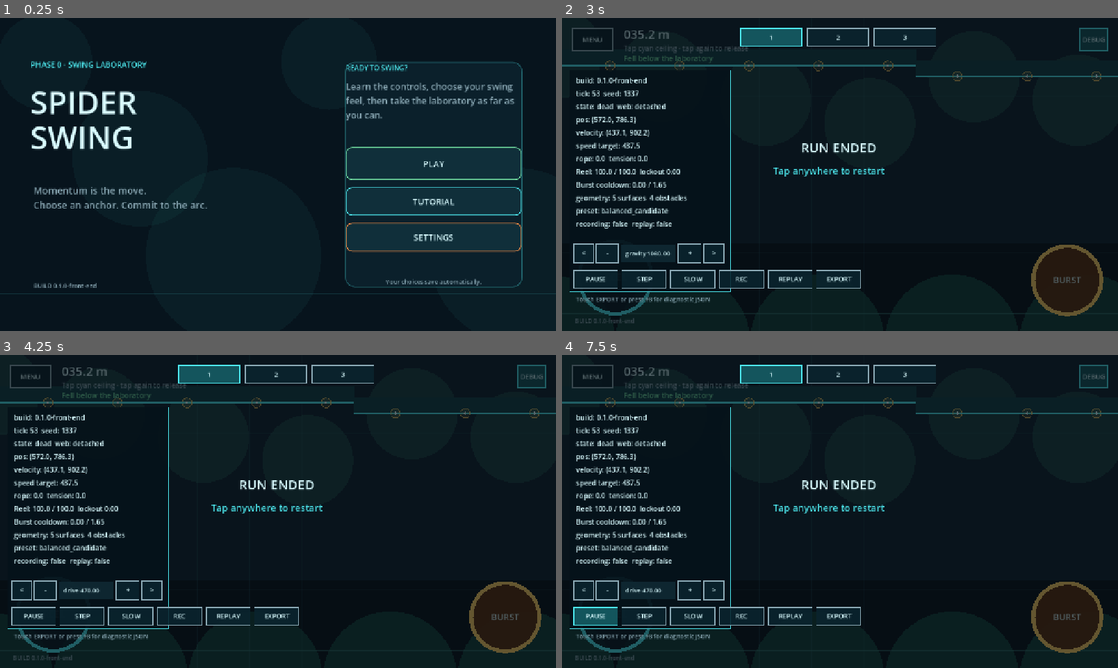
Above: before the commit, frames 1-4 (two rows, left to right).
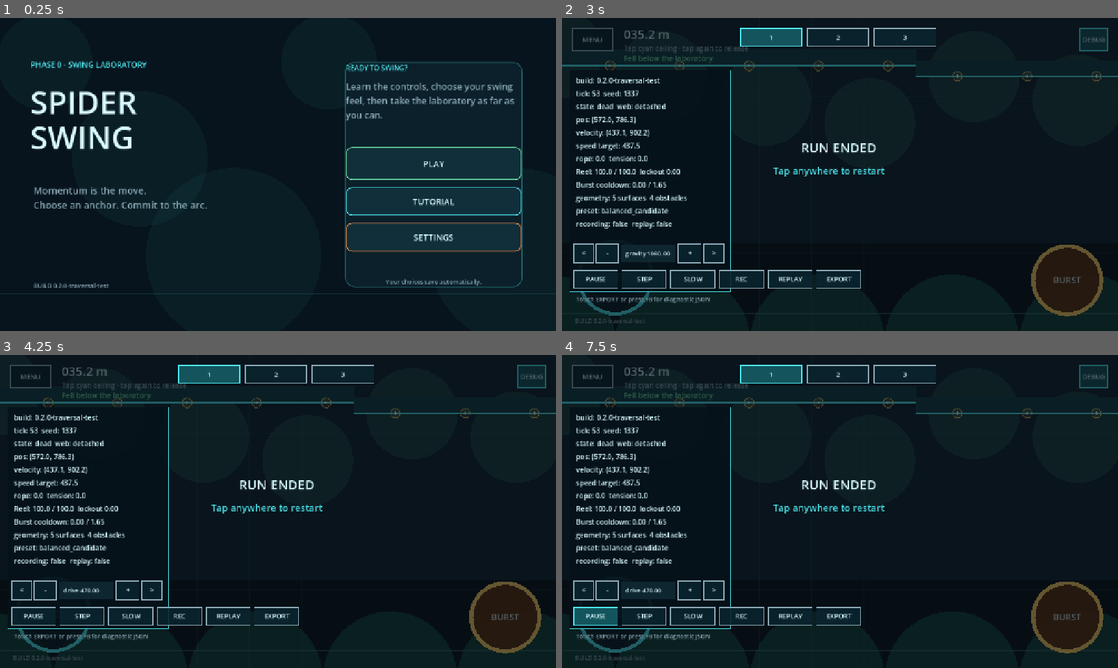
Above: after the commit, the same moments.

Repository: menno420/spider-swing
Game: Godot game, scene res://game/bootstrap/main.tscn
Same seed, same stepped clock (60 frames per second), same inputs: the game is played once before the commit and once after it.
Inputs (mouse positions are in pixels of both pictures, inside the frame that each line leads up to):
- Up to frame 1 (0.25 s): no input
- Up to frame 2 (3 s): click "PLAY" at 0.5 s; click (617, 277) at 1.25 s; click (1067, 280) at 2 s; click (1095, 39) at 2.75 s
- Up to frame 3 (4.25 s): click (150, 589) at 3.5 s
- Up to frame 4 (7.5 s): click (712, 589) at 4.25 s; click (584, 589) at 5 s; click (606, 589) at 5.75 s; click (689, 589) at 6.5 s; click (595, 614) at 7.25 s

The runs differ from the first frame. In frame 1, less than 0.1% of the frame differs, in the area x 10-20%, y 84-87%; in frame 2, 0.1%, in the area x 6-18%, y 18-98%; in frame 3, 0.1%; in frame 4, 0.1%.

Commit message:
Implement the Phase 0.5 traversal slice

Diff:
--- a/project.godot
+++ b/project.godot
@@ -2,11 +2,6 @@
 ;
 ; Engine: Godot 4.7.1 Standard (no .NET). Language: GDScript.
 ; Locked by docs/technical/adr/0001-engine-and-runtime.md.
-;
-; This file is text-native and hand-maintained. Values below are architectural
-; contracts, not incidental editor state — tests/test_runner.gd asserts the
-; physics tick rate, the main scene, and the input actions, so an accidental
-; editor rewrite that drops them fails CI rather than silently changing feel.
 
 config_version=5
 
@@ -14,7 +9,7 @@
 
 config/name="Spider Swing"
 config/description="Android-first 2D physics swing game. \"Spider Swing\" is an internal codename, not an approved release name — see docs/product/name-status.md."
-config/version="0.1.0-front-end"
+config/version="0.2.0-traversal-test"
 run/main_scene="res://game/bootstrap/main.tscn"
 config/features=PackedStringArray("4.7", "GL Compatibility")
 
@@ -26,25 +21,13 @@
 
 [display]
 
-; Reference resolution is 1280x720. `canvas_items` + `expand` keeps the
-; reference height authoritative while letting wider phone aspect ratios reveal
-; more horizontal world — the extended horizontal view the GDD requires for
-; reaction distance (GDD 4.1) rather than letterboxing it away.
 window/size/viewport_width=1280
 window/size/viewport_height=720
 window/stretch/mode="canvas_items"
 window/stretch/aspect="expand"
-; 0 = DisplayServer.SCREEN_LANDSCAPE. Landscape is a locked GDD rule (GDD 4.1).
 window/handheld/orientation=0
 
 [input]
-
-; Phase 0 input surface only: these actions are DEFINED here so the router and
-; the tests have a stable contract to bind to. The Phase 0 input adapter consumes them.
-; Keyboard bindings are the desktop/CI development surface; touch bindings are
-; handled through GUI-owned Phase 0 controls, because touch
-; needs the buffered-command seam described in docs/runtime_contracts.md, not a
-; raw action poll.
 
 web_action={
 "deadzone": 0.2,
@@ -54,6 +37,11 @@
 reel_in={
 "deadzone": 0.2,
 "events": [Object(InputEventKey,"resource_local_to_scene":false,"resource_name":"","device":-1,"window_id":0,"alt_press …(195 unchanged characters)…
+]
+}
+burst_action={
+"deadzone": 0.2,
+"events": [Object(InputEventKey,"resource_local_to_scene":false,"resource_name":"","device":-1,"window_id":0,"alt_pressed":false,"shift_pressed":false,"ctrl_pressed":false,"meta_pressed":false,"pressed":false,"keycode":0,"physical_keycode":66,"key_label":0,"unicode":0,"location":0,"echo":false,"script":null)
 ]
 }
 pause={
@@ -74,9 +62,6 @@
 
 [physics]
 
-; Locked by ADR 0002. 60 Hz fixed simulation, at most 4 catch-up steps per
-; rendered frame so a resume spike cannot fast-forward the simulation
-; unboundedly (GDD 21).
 common/physics_ticks_per_second=60
 common/max_physics_steps_per_frame=4
 common/physics_interpolation=true
@@ -84,8 +69,6 @@
 
 [rendering]
 
-; Compatibility renderer is a locked GDD/ADR decision: it is the widest
-; Android GLES3 baseline and the cheapest 2D path.
 renderer/rendering_method="gl_compatibility"
 renderer/rendering_method.mobile="gl_compatibility"
 textures/vram_compression/import_etc2_astc=true
